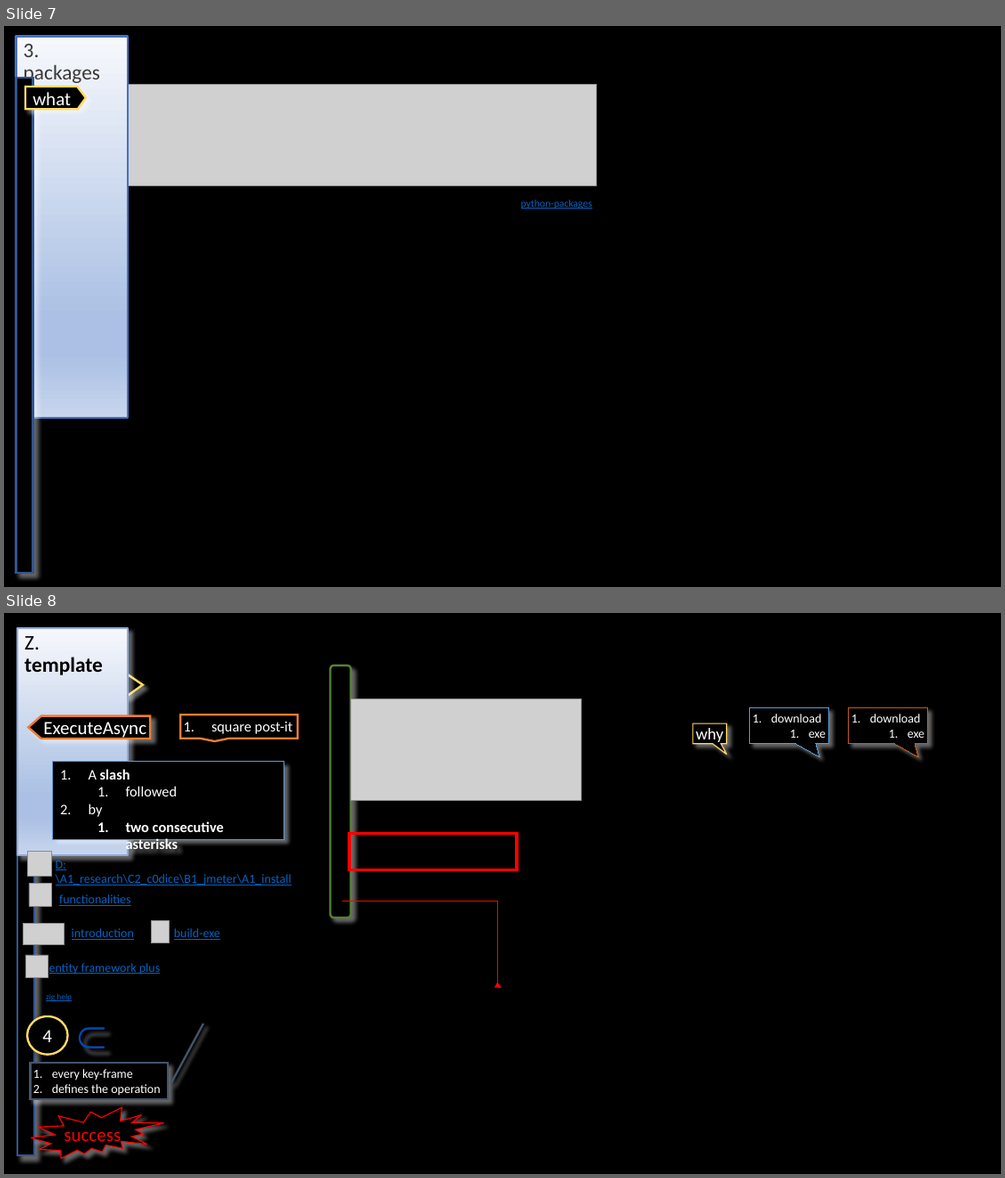
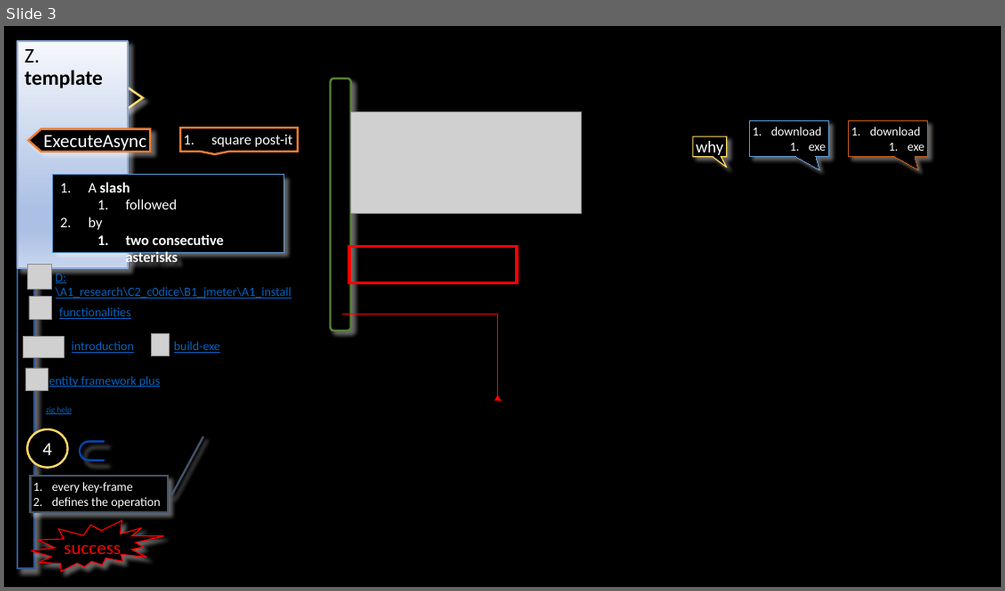
Before and after one commit to 1010836/portfolio, a slide deck: python/language/structure/structure.pptx. Shown one above the other, each under a label of ours: slides 7 and 8 before the commit, slide 3 after it. The pictures are 1005x1178 and 1005x591 pixels, drawn with LibreOffice and Linux fonts; fonts in the diff are those of the drawing; grey boxes stand for pictures; background and template pictures are left out. Boxes give left, top, right and bottom in pixels: in the first picture for what was removed or moved away, otherwise in the second. Text is boxed around its words. In the diff, an @@ line names an element or a change of style, - is before the commit and + after.

Commit message:
python

```diff
--- a/python/language/structure/structure.pptx
+++ b/python/language/structure/structure.pptx
@@ slide 7 removed at (x1=4, y1=26, x2=1001, y2=587), background #000000 @@
@@ title removed at (x1=16, y1=37, x2=128, y2=66) @@
-3. packages
@@ rectangle removed at (x1=16, y1=78, x2=33, y2=572) @@
@@ freeform shape removed at (x1=25, y1=87, x2=86, y2=109) @@
-what
@@ picture removed at (x1=81, y1=84, x2=597, y2=185) @@
@@ text removed at (x1=521, y1=200, x2=592, y2=208) @@
-python-packages
@@ what was slide 8 is now slide 3 @@
```
Also in this commit, not shown: 1 slide changed, 1 slide added, 5 other slides removed, 30 other files.
